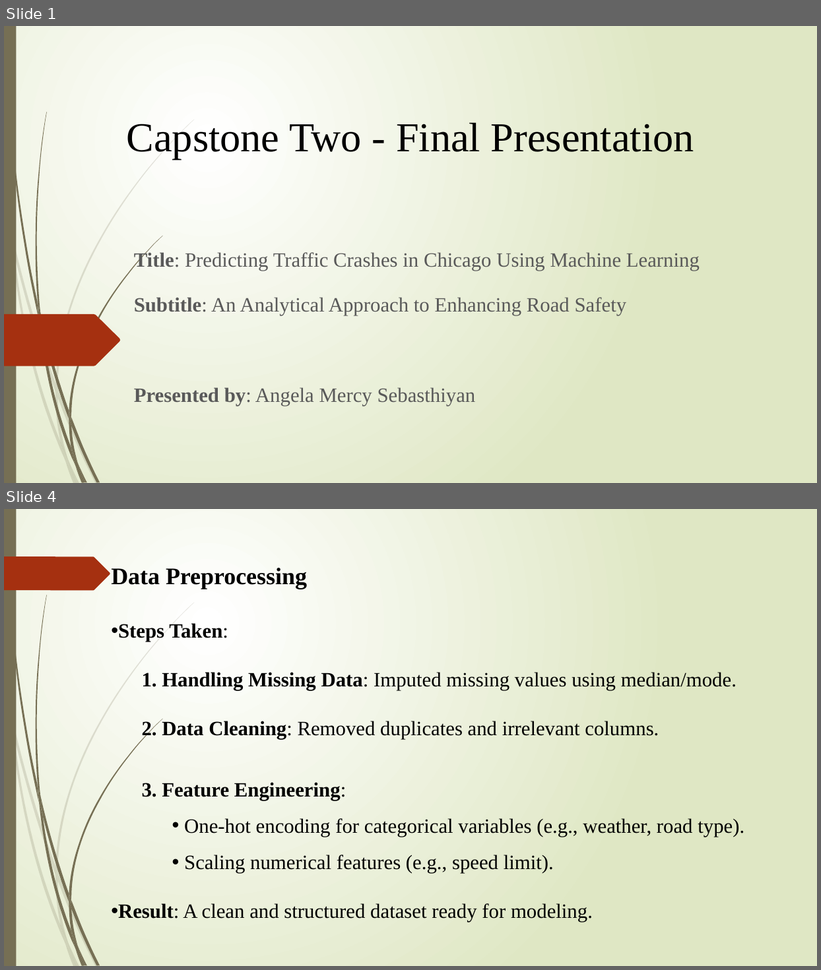
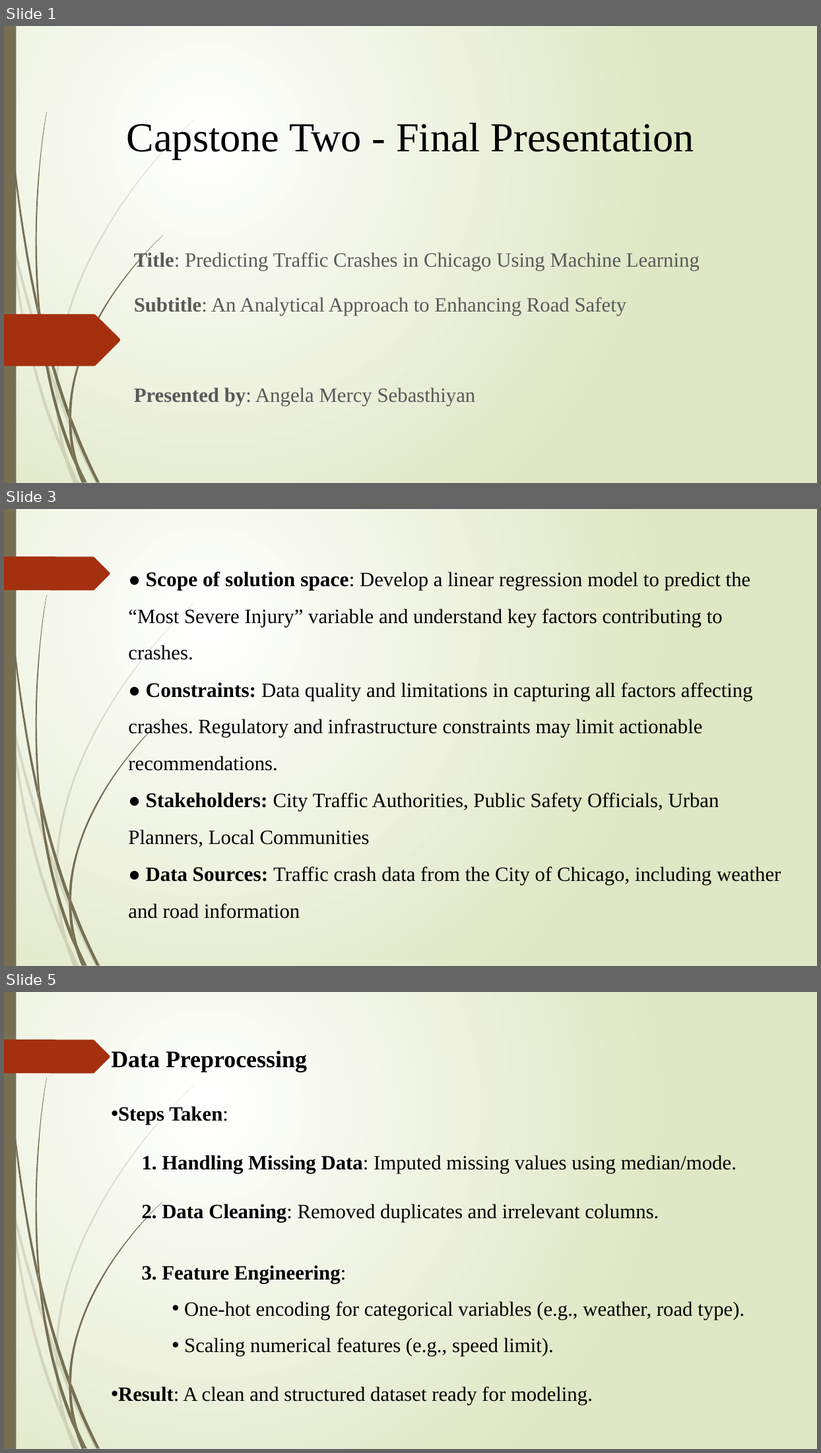
Before and after one commit to Angela-Mercy/Capstone-Two---Final-Presentation, a slide deck: Predicting Traffic Crashes in Chicago.pptx. Shown one above the other, each under a label of ours: slides 1 and 4 before the commit, slides 1, 3 and 5 after it; the slides between them are not shown. The pictures are 821x970 and 821x1453 pixels, drawn with LibreOffice and Linux fonts; fonts in the diff are those of the drawing. Boxes give left, top, right and bottom in pixels: in the first picture for what was removed or moved away, otherwise in the second. Text is boxed around its words. In the diff, an @@ line names an element or a change of style, - is before the commit and + after.

```diff
--- a/Predicting Traffic Crashes in Chicago.pptx
+++ b/Predicting Traffic Crashes in Chicago.pptx
@@ slide 3 added at <box>4,509,817,966</box>, background gradient #FFFFFF to #DFE8C4; not listed: 24 template elements that a slide beside it also shows @@
@@ text added at <box>128,572,781,919</box>, 24 pt, text #000000 @@
+● Scope of solution space: Develop a linear regression model to predict the “Most Severe Injury” variable and understand key factors contributing to crashes.
+● Constraints: Data quality and limitations in capturing all factors affecting crashes. Regulatory and infrastructure constraints may limit actionable recommendations.
+● Stakeholders: City Traffic Authorities, Public Safety Officials, Urban Planners, Local Communities
+● Data Sources: Traffic crash data from the City of Chicago, including weather and road information
@@ what was slide 4 is now slide 5 @@
```
Also in this commit, not shown: 2 slides changed, 5 other slides added, 4 slides removed.
